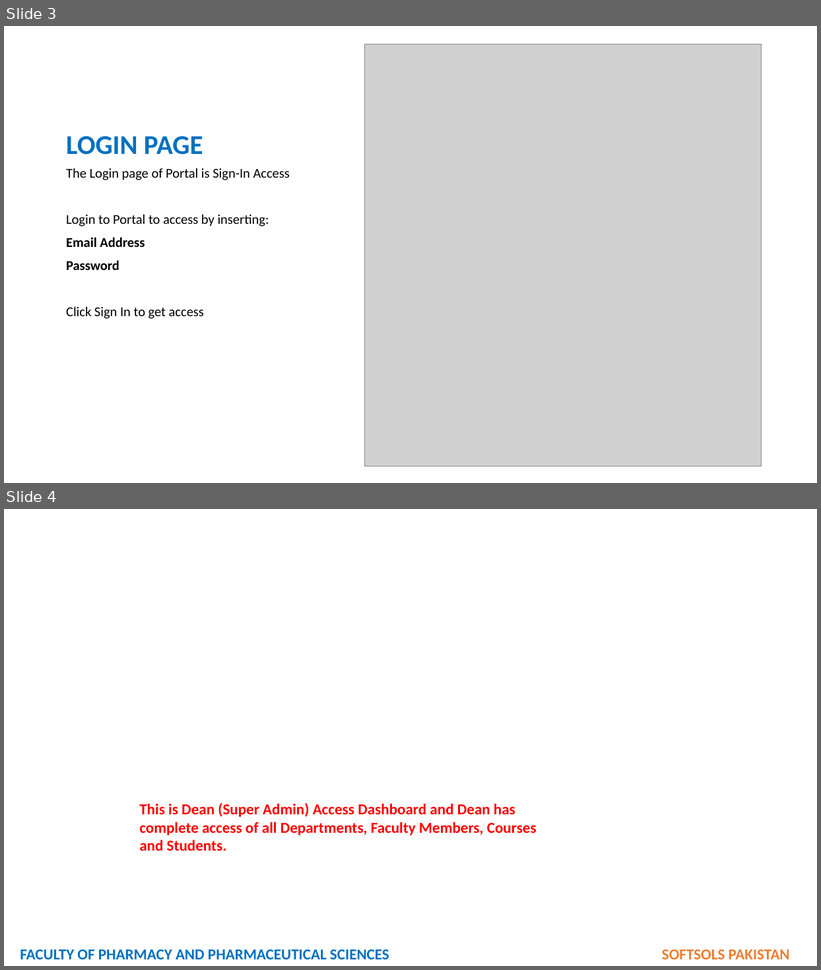
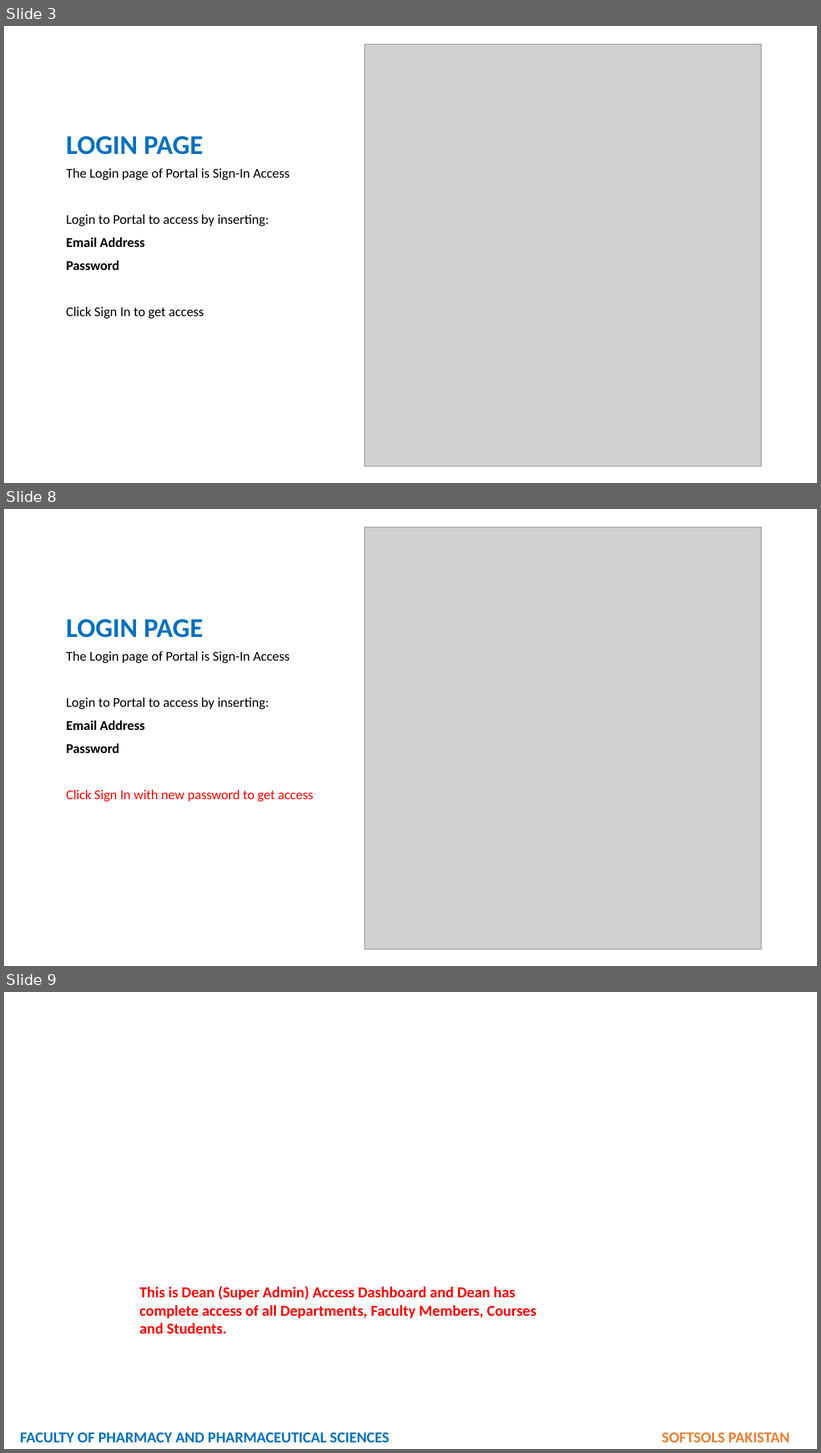
Before and after one commit to softsolspk1/fop, a slide deck: SUPER ADMIN ROLE - DEAN ROLE.pptx. Shown one above the other, each under a label of ours: slides 3 and 4 before the commit, slides 3, 8 and 9 after it; the slides between them are not shown. The pictures are 821x970 and 821x1453 pixels, drawn with LibreOffice and Linux fonts; fonts in the diff are those of the drawing; grey boxes stand for pictures; background and template pictures are left out. Boxes give left, top, right and bottom in pixels: in the first picture for what was removed or moved away, otherwise in the second. Text is boxed around its words. In the diff, an @@ line names an element or a change of style, - is before the commit and + after.

```diff
--- a/SUPER ADMIN ROLE - DEAN ROLE.pptx
+++ b/SUPER ADMIN ROLE - DEAN ROLE.pptx
@@ slide 8 added at (4, 509, 817, 966), background #FFFFFF @@
@@ picture added at (364, 527, 761, 950) @@
@@ title added at (66, 619, 203, 638), 32 pt, text #0070C0, bold @@
+LOGIN PAGE
@@ text added at (66, 651, 313, 802), 16 pt, text #000000 @@
+The Login page of Portal is Sign-In Access
+Login to Portal to access by inserting:
+Email Address
+Password
+Click Sign In with new password to get access
@@ what was slide 4 is now slide 9 @@
```
Also in this commit, not shown: 1 slide changed, 8 other slides added, 5 other files.
